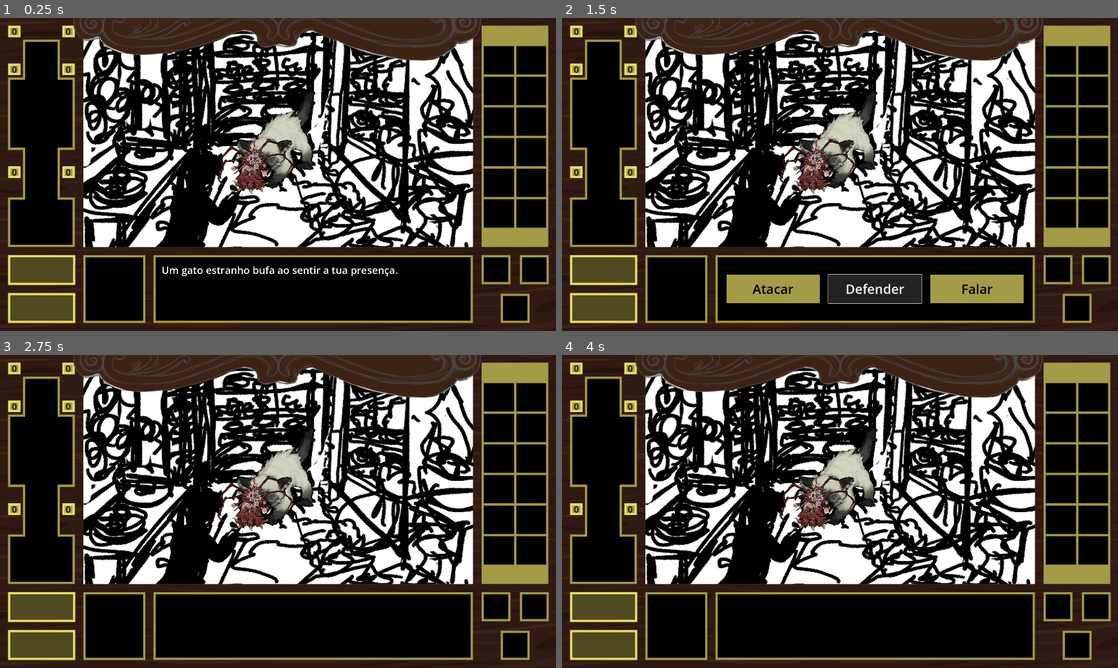
Above: before the commit, frames 1-4 (two rows, left to right).
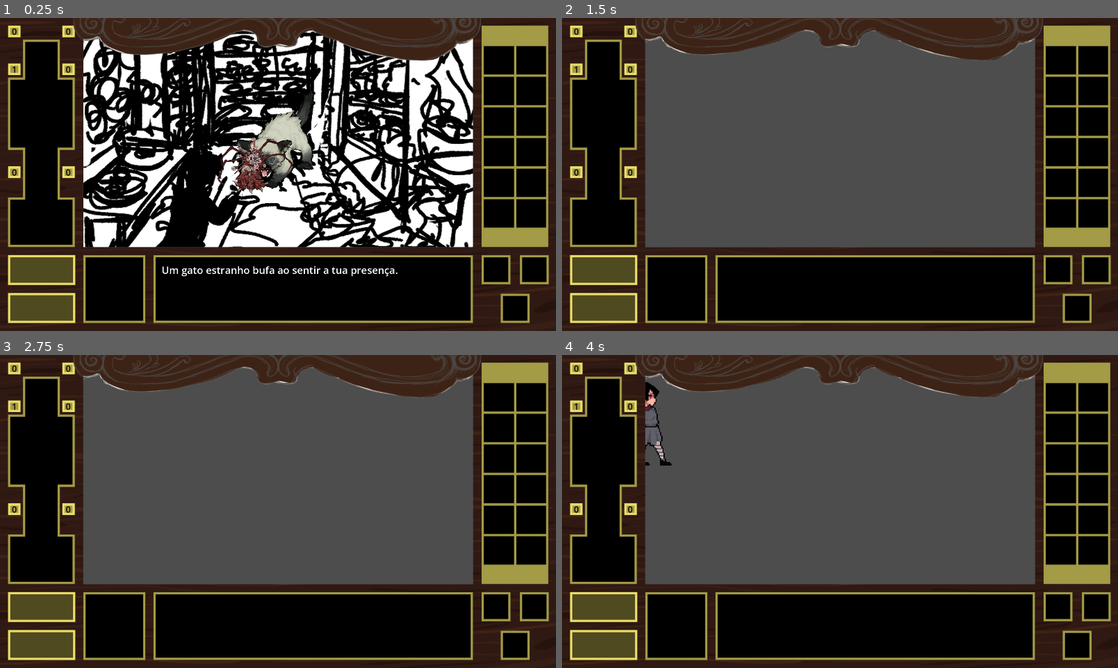
Above: after the commit, the same moments.

Repository: DavisDiad/Servida_Crua
Game: Godot game, scene res://scenes/fight/fight.tscn
The game is run twice, just before and just after one commit, with the same random seed, the same clock (stepped at 60 frames per second) and the same inputs. The project has no main scene, so this scene is started directly.
Inputs (mouse positions are in pixels of both pictures, inside the frame that each line leads up to):
- Up to frame 1 (0.25 s): no input
- Up to frame 2 (1.5 s): tap Enter at 0.5 s; move the mouse to (840, 143) at 0.52 s; click (840, 143) at 0.6 s; click "Defender" at 1.25 s
- Up to frame 3 (2.75 s): click (211, 627) at 2 s, where only the run before the commit has a clickable "Atacar"
- Up to frame 4 (4 s): tap Space at 2.75 s; move the mouse to (840, 508) at 2.77 s; click (840, 508) at 2.85 s; tap Enter at 3.5 s; move the mouse to (812, 514) at 3.52 s; click (812, 514) at 3.6 s

The runs differ from the first frame. In frame 1, less than 0.1% of the frame differs, in the area x 2-3%, y 15-18%; in frame 2, 48%, in the area x 2-86%, y 4-92%; in frame 3, 43%; in frame 4, 43%.

Commit message:
UI feridas
Adição da UI de feridas que muda o numero de acordo com o numero de feridas que tens num membro e permanece mesmo mudando de cena

Diff:
--- a/scenes/fight/fight.gd
+++ b/scenes/fight/fight.gd
@@ -8,7 +8,9 @@
 
 	$UI/ActionsPanel.hide() #a cena começa com os botoes escondidos
 	$UI/TextBox.show() #a cena começa com o texto a aparecer
+	PlayerHealth.add_wound("left_arm")
 	$UI.update_wound_display()
+
 
 	display_text("Um gato estranho bufa ao sentir a tua presença.") #chama a função que mostra texto
 
@@ -42,3 +44,9 @@
 
 func set_health():
 	pass
+
+
+
+
+func _on_defend_pressed() -> void:
+	get_tree().change_scene_to_file("res://scenes/scene1.tscn")
--- a/scenes/fight/fight.tscn
+++ b/scenes/fight/fight.tscn
@@ -114,3 +114,4 @@
 
 [connection signal="attacking" from="." to="Cat" method="_on_fight_attacking"]
 [connection signal="pressed" from="UI/ActionsPanel/Actions/Attack" to="." method="_on_attack_pressed"]
+[connection signal="pressed" from="UI/ActionsPanel/Actions/Defend" to="." method="_on_defend_pressed"]
--- a/scenes/ui/ui.gd
+++ b/scenes/ui/ui.gd
@@ -1,4 +1,7 @@
 extends CanvasLayer
+
+func _ready() -> void:
+	update_wound_display()
 
 func update_wound_display():
 	for part in PlayerHealth.wounds.keys():
--- a/scenes/ui/ui.tscn
+++ b/scenes/ui/ui.tscn
@@ -54,7 +54,7 @@
 offset_bottom = 790.0
 theme_override_styles/panel = SubResource("StyleBoxEmpty_tew5a")
 
-[node name="TorsoLabel" type="Label" parent="WoundsPanel"]
+[node name="torso_label" type="Label" parent="WoundsPanel"]
 layout_mode = 1
 anchors_preset = -1
 anchor_right = 1.0
@@ -71,7 +71,7 @@
 horizontal_alignment = 1
 vertical_alignment = 1
 
-[node name="HeadLabel" type="Label" parent="WoundsPanel"]
+[node name="head_label" type="Label" parent="WoundsPanel"]
 layout_mode = 1
 anchors_preset = -1
 anchor_right = 1.0
@@ -88,7 +88,7 @@
 horizontal_alignment = 1
 vertical_alignment = 1
 
-[node name="RightArm" type="Label" parent="WoundsPanel"]
+[node name="right_arm_label" type="Label" parent="WoundsPanel"]
 layout_mode = 1
 anchors_preset = -1
 anchor_right = 1.0
@@ -105,7 +105,7 @@
 horizontal_alignment = 1
 vertical_alignment = 1
 
-[node name="LeftArm" type="Label" parent="WoundsPanel"]
+[node name="left_arm_label" type="Label" parent="WoundsPanel"]
 layout_mode = 1
 anchors_preset = -1
 anchor_right = 1.0
@@ -122,7 +122,7 @@
 horizontal_alignment = 1
 vertical_alignment = 1
 
-[node name="LeftLeg" type="Label" parent="WoundsPanel"]
+[node name="left_leg_label" type="Label" parent="WoundsPanel"]
 layout_mode = 1
 anchors_preset = -1
 anchor_right = 1.0
@@ -139,7 +139,7 @@
 horizontal_alignment = 1
 vertical_alignment = 1
 
-[node name="RightLeg" type="Label" parent="WoundsPanel"]
+[node name="right_leg_label" type="Label" parent="WoundsPanel"]
 layout_mode = 1
 anchors_preset = -1
 anchor_right = 1.0
